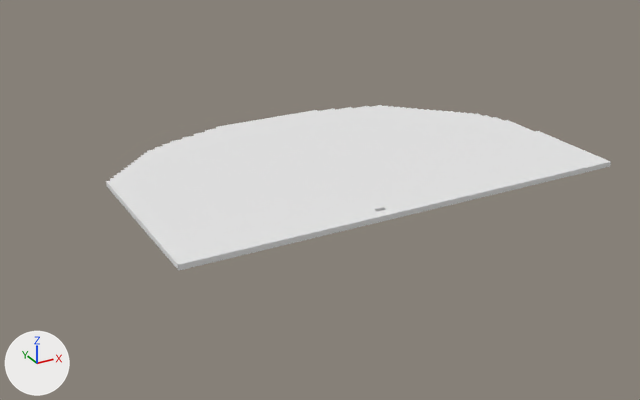
The OBJ model models_obj_test/zakretSkosOstryZwir.obj, before and after one commit.
Before and after are seen from a camera (50 mm lens) standing at (-10.24, -17.9, 6.38) and looking at (-2.87, -4.5, -0.32). Every picture has the same lights, and +X, +Y and +Z are marked at lower left. Where no turn or scale is listed for an object, it has been applied to the vertices. Vertices at the same position are counted once.

Names of what the first picture shows: 'Untitled'.
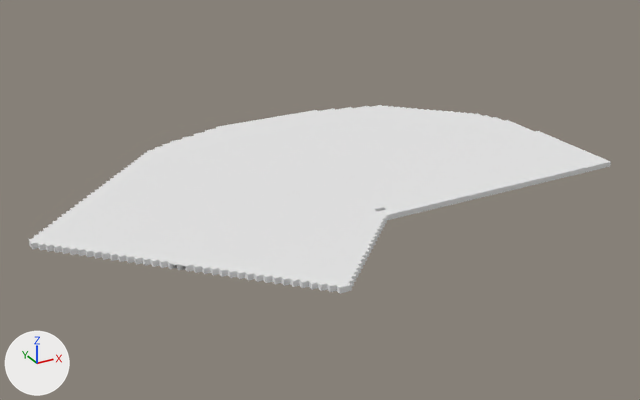
Commit message: models of zakretOstry to all of 3 ground types

What the commit changed:
Material 'palette.007' (mat_palette_007) is new.
Its base color is (0.8, 0.8, 0.8) (white #e7e7e7).
Its roughness is 1.0.
Material 'palette.006' (mat_palette_006) is new.
Its base color is (0.8, 0.8, 0.8) (white #e7e7e7).
Its roughness is 1.0.
me_untitled is used by ob_untitled; location (0.0, 0.0, 0.0).
me_untitled had 8726 vertices, 17452 faces and spanned x -6.35..2.65, y -6.35..-0.65, z -0.05..0.05.
me_untitled now has 10106 vertices, 20372 faces and spans x -8.15..2.65, y -8.15..-0.65, z -0.05..0.05.
me_untitled part 1: 1380 vertices added at x -8.15..-2.65, y -8.15..-2.65, z -0.05..0.05.
me_untitled now uses material mat_palette_006 (white #e7e7e7).
me_untitled now uses material mat_palette_007 (white #e7e7e7).

Boxes [x1, y1, x2, y2] around the edits, measured in the pictures (640 x 400 px):
'Untitled', reshaped (15% wider, 14% taller): before [106, 105, 611, 270]; after [29, 105, 611, 294]
part 1 of me_untitled, added: after [29, 183, 387, 294]
